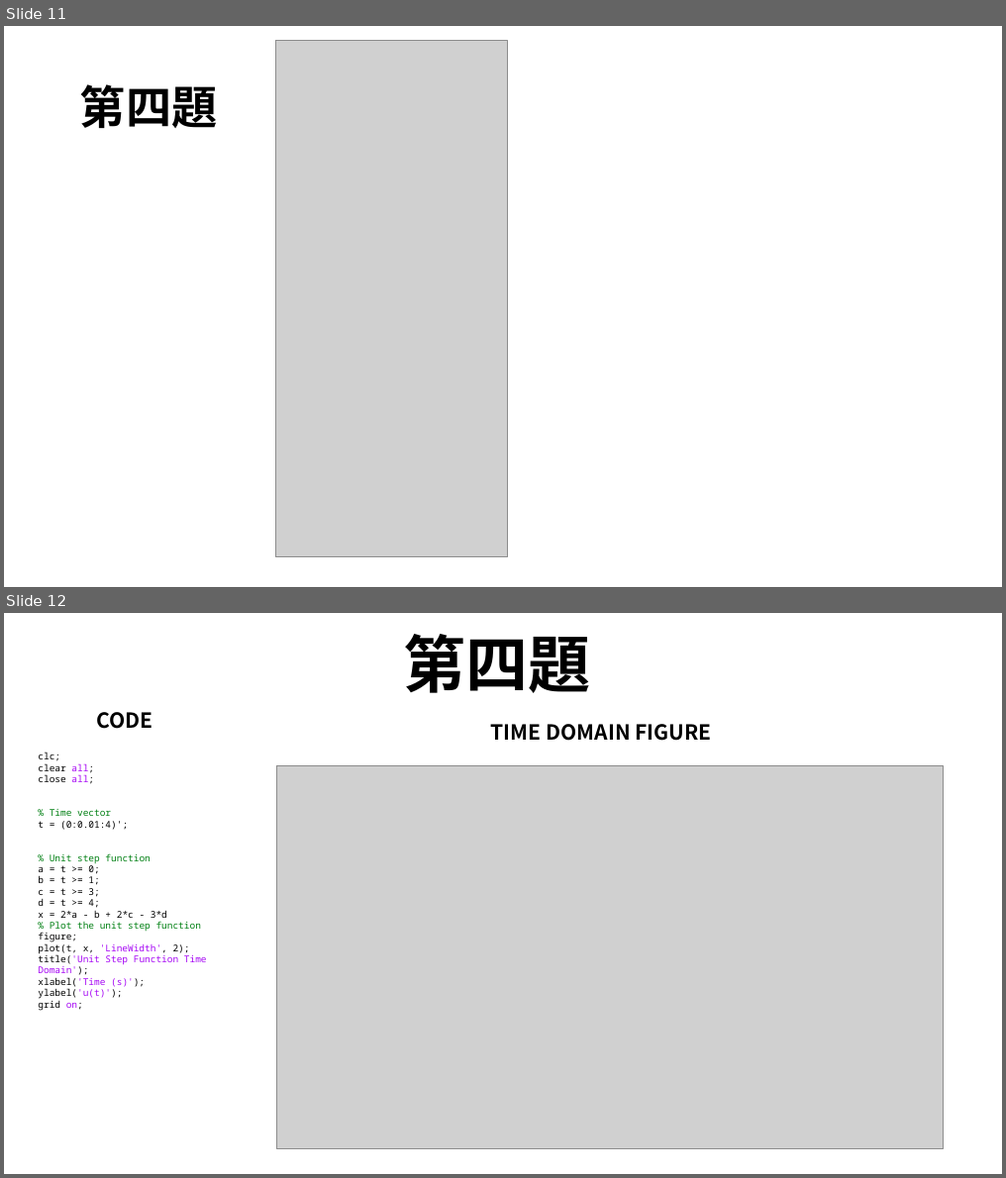
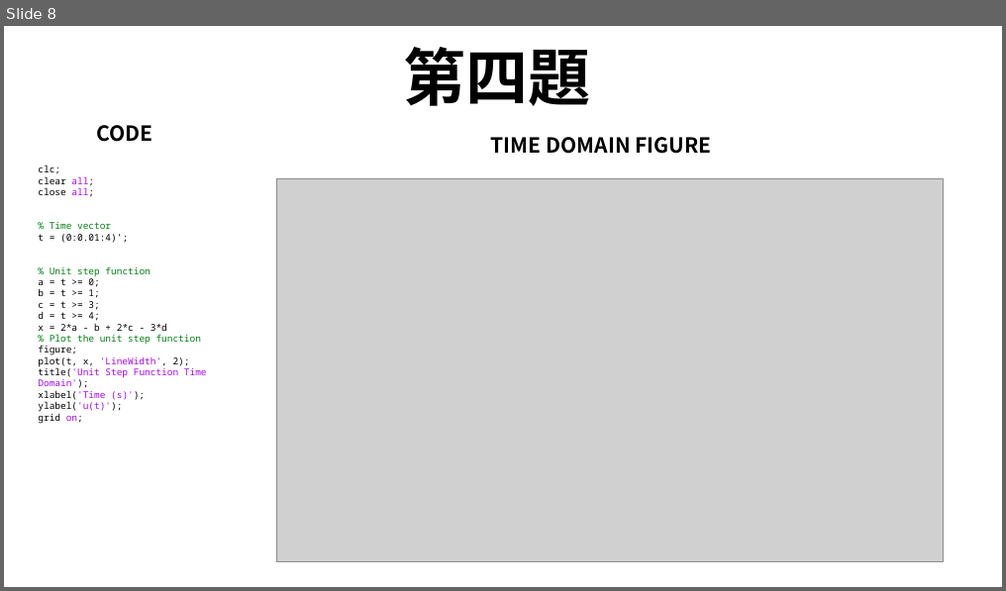
Before and after one commit to Azia0403/matlab-course, a slide deck: DSP_劉豐茗_張芫睿.pptx. Shown one above the other, each under a label of ours: slides 11 and 12 before the commit, slide 8 after it. The pictures are 1006x1178 and 1006x591 pixels, drawn with LibreOffice and Linux fonts; fonts in the diff are those of the drawing; grey boxes stand for pictures. Boxes give left, top, right and bottom in pixels: in the first picture for what was removed or moved away, otherwise in the second. Text is boxed around its words. In the diff, an @@ line names an element or a change of style, - is before the commit and + after.

```diff
--- a/DSP_劉豐茗_張芫睿.pptx
+++ b/DSP_劉豐茗_張芫睿.pptx
@@ slide 11 removed at box(4, 26, 1002, 587), background #FFFFFF @@
@@ picture removed at box(275, 41, 508, 558) @@
@@ title removed at box(80, 84, 218, 128) @@
-第四題
@@ what was slide 12 is now slide 8 @@
```
Also in this commit, not shown: 4 slides changed, 4 slides added, 4 other slides removed.
